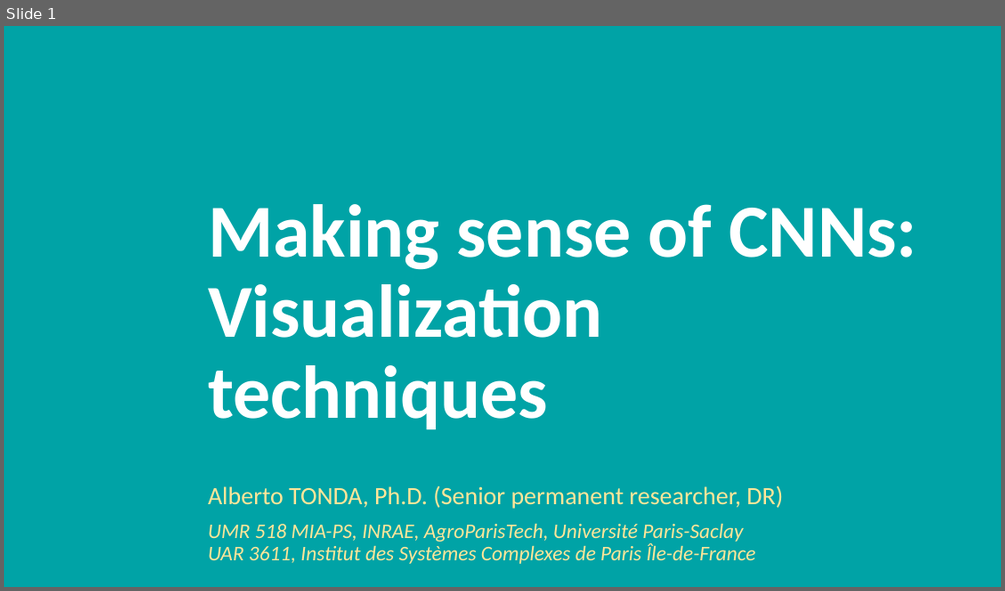
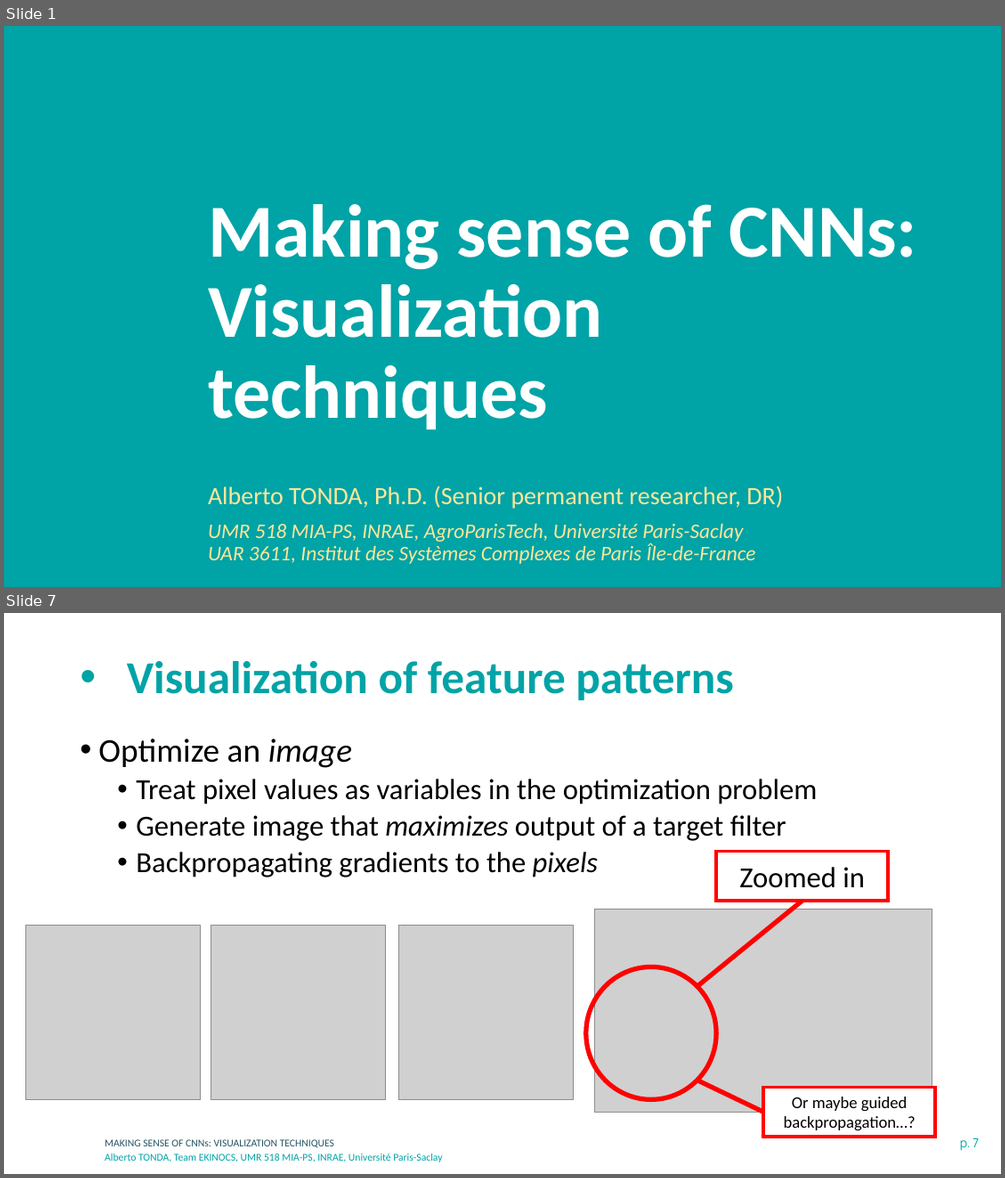
Before and after one commit to albertotonda/teaching, a slide deck: deep-learning-in-practice-with-pytorch/2-cnn-visualization.pptx. Shown one above the other, each under a label of ours: slide 1 before the commit, slides 1 and 7 after it; the slides between them are not shown. The pictures are 1005x591 and 1005x1178 pixels, drawn with LibreOffice and Linux fonts; fonts in the diff are those of the drawing; grey boxes stand for pictures; background and template pictures are left out. Boxes give left, top, right and bottom in pixels: in the first picture for what was removed or moved away, otherwise in the second. Text is boxed around its words. In the diff, an @@ line names an element or a change of style, - is before the commit and + after.

```diff
--- a/deep-learning-in-practice-with-pytorch/2-cnn-visualization.pptx
+++ b/deep-learning-in-practice-with-pytorch/2-cnn-visualization.pptx
@@ slide 7 added at bbox=[4, 613, 1001, 1174], background #FFFFFF @@
@@ title added at bbox=[127, 661, 733, 700], 44 pt, text #00A3A6, bold @@
+• Visualization of feature patterns
@@ text added at bbox=[98, 738, 817, 877], 28 pt, text #000000 @@
+• Optimize an image
+  • Treat pixel values as variables in the optimization problem
+  • Generate image that maximizes output of a target filter
+  • Backpropagating gradients to the pixels
@@ rectangle added at bbox=[717, 852, 889, 900], fill #FFFFFF, outline #FF0000 3 pt, 28 pt, text #000000 @@
+Zoomed in
@@ line added from (802, 900) to (697, 986), #FF0000 4.5 pt @@
@@ picture added at bbox=[25, 925, 200, 1099] @@
@@ picture added at bbox=[211, 925, 386, 1099] @@
@@ picture added at bbox=[398, 925, 573, 1099] @@
@@ picture added at bbox=[595, 908, 933, 1111] @@
@@ ellipse added at bbox=[586, 966, 716, 1099], outline #FF0000 4.5 pt @@
@@ line added from (764, 1111) to (697, 1080), #FF0000 4.5 pt @@
@@ rectangle added at bbox=[764, 1087, 936, 1136], fill #FFFFFF, outline #FF0000 3 pt, 16 pt, text #000000 @@
+Or maybe guided backpropagation…?
@@ text added at bbox=[105, 1139, 334, 1148], 10 pt, text #275662 @@
+MAKING SENSE OF CNNs: VISUALIZATION TECHNIQUES
@@ page number added at bbox=[960, 1138, 979, 1151], 12 pt, text #00A3A6 @@
+p. 7
@@ text added at bbox=[105, 1153, 442, 1162], 10 pt, text #00A3A6 @@
+Alberto TONDA, Team EKINOCS, UMR 518 MIA-PS, INRAE, Université Paris-Saclay
```
Also in this commit, not shown: 8 slides changed, 1 other slide added, 11 other files.
